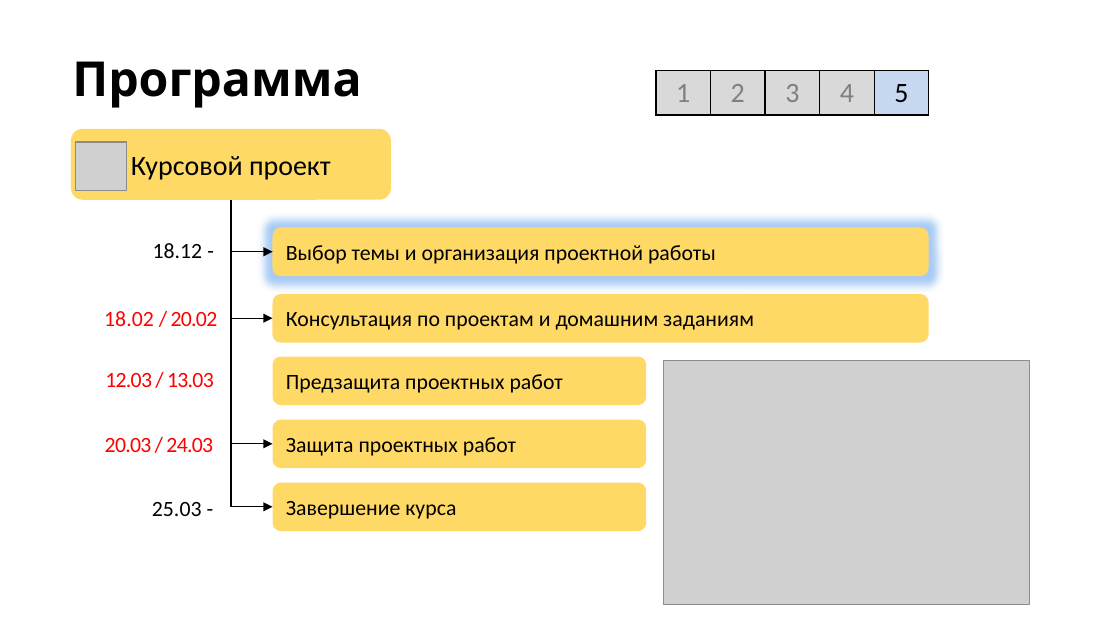
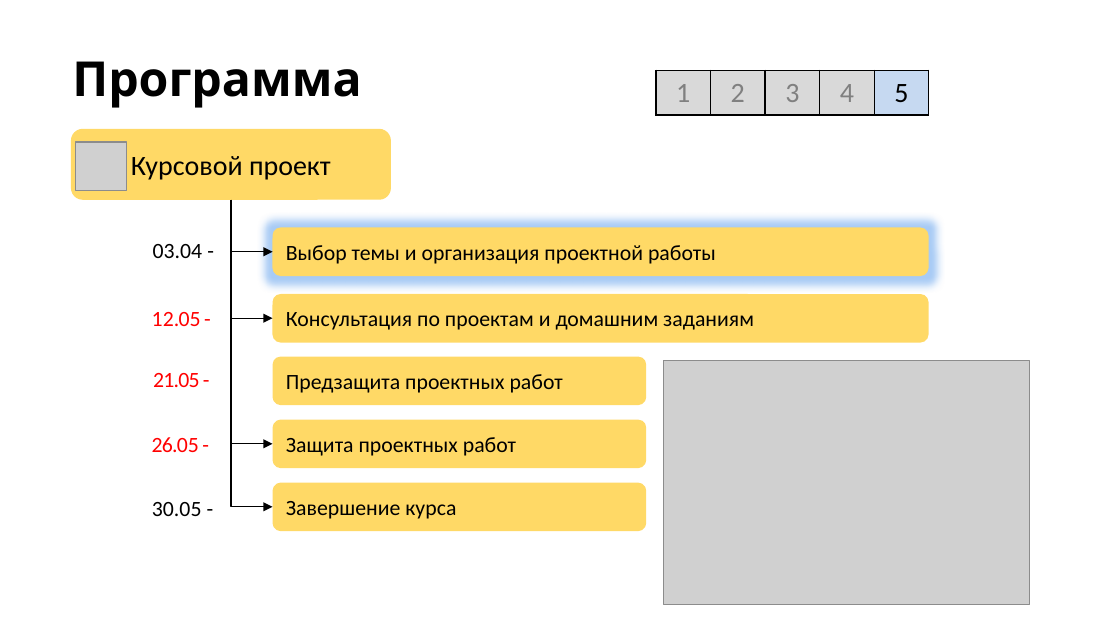
Before and after one commit to stureiko/Otus_lectures, a slide deck: slide 11 of RL/Course-project/Course project.pptx. Drawn at 1120x630 pixels with LibreOffice and Linux fonts; fonts in the diff are those of the drawing; grey boxes stand for pictures; background and template pictures are left out. Boxes give left, top, right and bottom in pixels: in the first picture for what was removed or moved away, otherwise in the second. Text is boxed around its words. In the diff, an @@ line names an element or a change of style, - is before the commit and + after.

```diff
--- a/RL/Course-project/Course project.pptx
+++ b/RL/Course-project/Course project.pptx
@@ text at [153,244,203,258]: text changed @@
-18.12 -
+03.04 -
@@ text at [152,312,201,326]: text changed @@
-18.02 / 20.02
+12.05 -
@@ text at [153,373,200,387]: text changed @@
-12.03 / 13.03
+21.05 -
@@ text at [152,437,199,452]: text changed @@
-20.03 / 24.03
+26.05 -
@@ text at [152,502,202,516]: text changed @@
-25.03 -
+30.05 -
```
Also in this commit, not shown: 10 other files.
